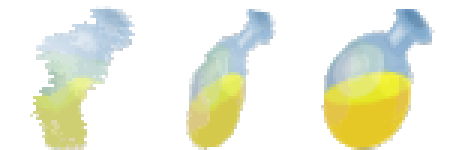
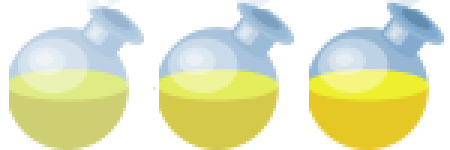
Comparing the layer stacks of the two 450×150 images. Changes:
painted on "morph_tween#5" over (303, 0, 444, 150)
painted on "morph_tween#4" over (153, 0, 294, 150)
painted on "morph_tween#3" over (9, 0, 144, 150)
